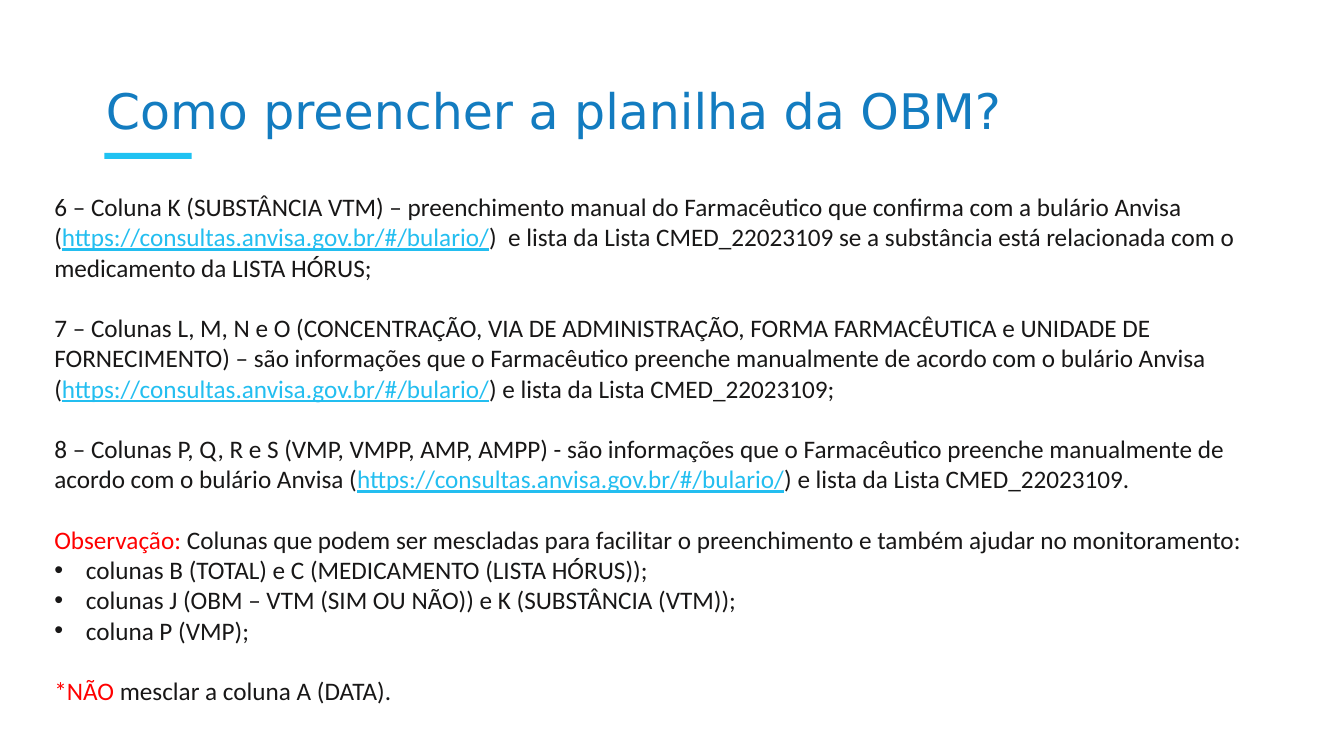
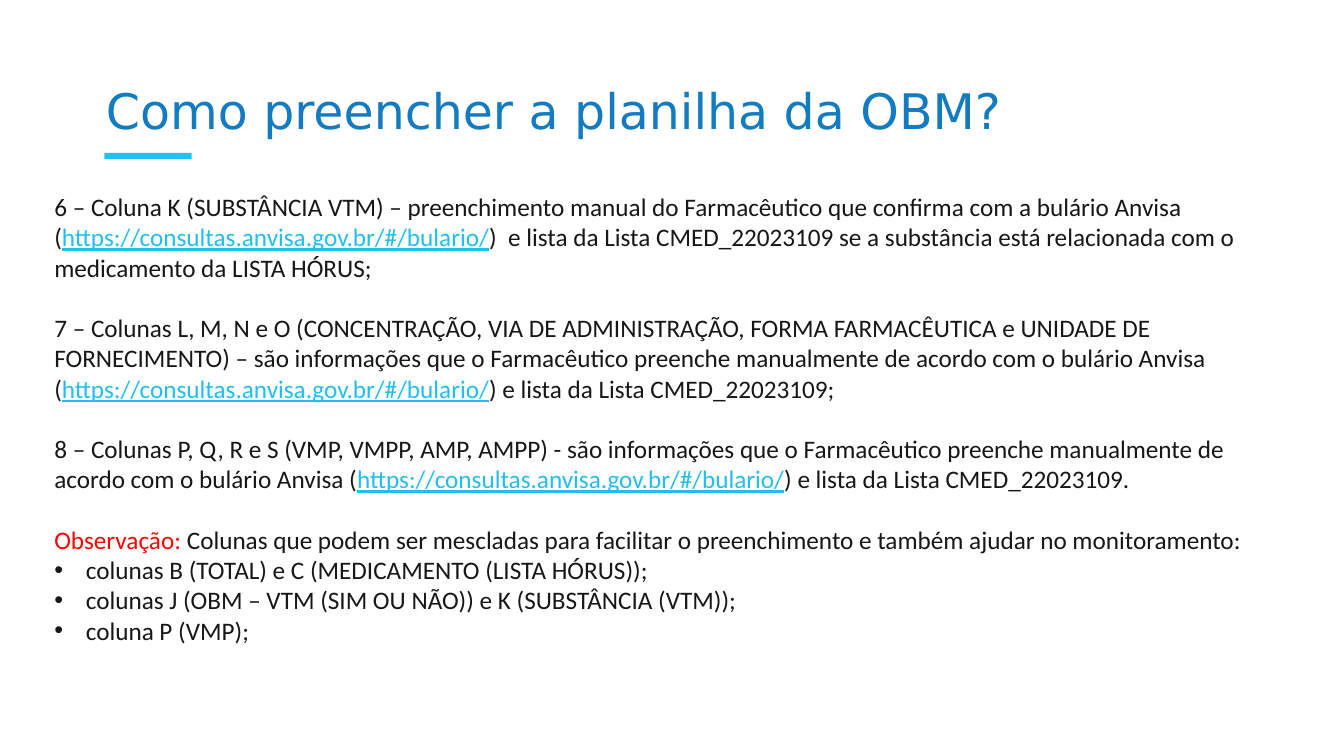
Before and after one commit to moaassis/https-git-codecommit.sa-east-1.amazonaws.com-v1-repos-ips-brasil-documentos, a slide deck: slide 4 of Entregaveis/1.RepositorioSemantico/Terminologias/OBM/Guia de Orientacao do Preenchimento da Planilha OBM_HÓRUS.pptx. Drawn at 1344x756 pixels with LibreOffice and Linux fonts; fonts in the diff are those of the drawing; background and template pictures are left out. Boxes give left, top, right and bottom in pixels: in the first picture for what was removed or moved away, otherwise in the second. Text is boxed around its words. In the diff, an @@ line names an element or a change of style, - is before the commit and + after.

Commit message:
Update Guia de Orientacao do Preenchimento da Planilha OBM_HÓRUS.pptx
atualização da apresentação

```diff
--- a/Entregaveis/1.RepositorioSemantico/Terminologias/OBM/Guia de Orientacao do Preenchimento da Planilha OBM_HÓRUS.pptx
+++ b/Entregaveis/1.RepositorioSemantico/Terminologias/OBM/Guia de Orientacao do Preenchimento da Planilha OBM_HÓRUS.pptx
@@ text at (54, 680, 391, 704): paragraph removed @@
-*NÃO mesclar a coluna A (DATA).
```
